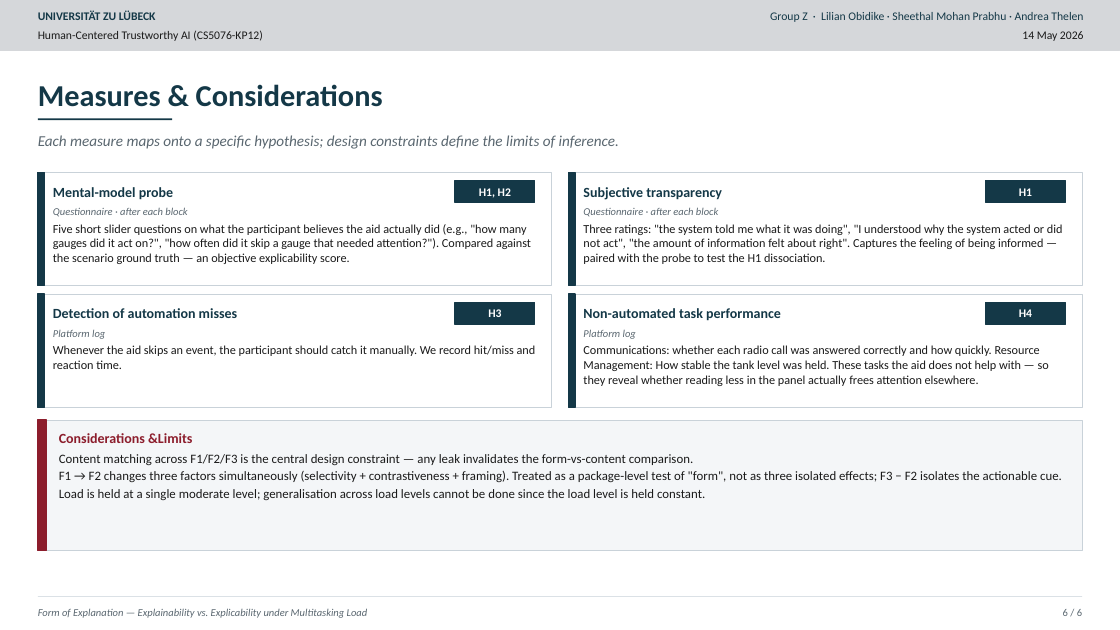
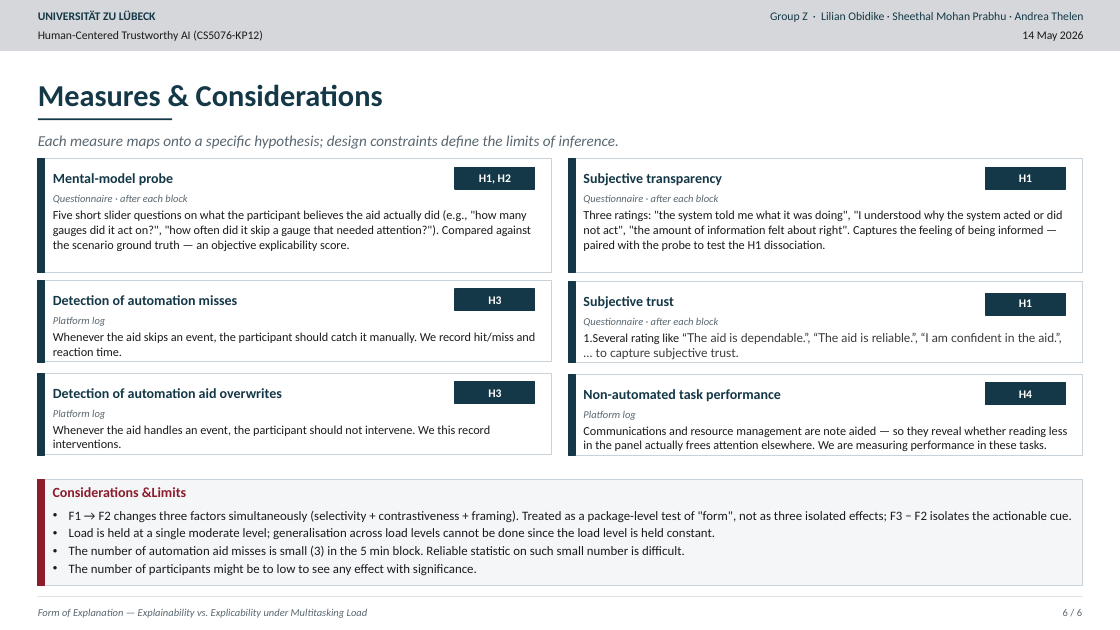
Before and after one commit to AndreaThelen/HumanCenteredAI, a slide deck: slide 6 of Documents/Study.pptx. Drawn at 1120x630 pixels with LibreOffice and Linux fonts; fonts in the diff are those of the drawing. Boxes give left, top, right and bottom in pixels: in the first picture for what was removed or moved away, otherwise in the second. Text is boxed around its words. In the diff, an @@ line names an element or a change of style, - is before the commit and + after.

```diff
--- a/Documents/Study.pptx
+++ b/Documents/Study.pptx
@@ rectangle: place and size @@
-rectangle at [38,294,552,408]
+rectangle at [38,281,552,361]
@@ rectangle: place and size @@
-rectangle at [38,294,45,408]
+rectangle at [38,281,45,362]
@@ 11 texts, 7 rectangles: place and size @@
-11 texts, 7 rectangles at [38,172,1083,339]
+11 texts, 7 rectangles at [38,159,1083,326]
@@ rectangle: place and size @@
-rectangle at [569,294,1083,408]
+rectangle at [569,282,1083,363]
@@ rectangle: place and size @@
-rectangle at [569,294,576,408]
+rectangle at [569,282,576,363]
@@ text added at [583,296,674,309], 12 pt, text #143847, bold @@
+Subjective trust
@@ rectangle: place and size @@
-rectangle at [986,302,1065,324]
+rectangle at [986,293,1065,315]
@@ text added at [1019,299,1032,307], 10 pt, text #FFFFFF, bold @@
+H1
@@ text "Whenever the aid skips an ...": place and size @@
-text "Whenever the aid skips an ..." at [53,345,536,369]
+text "Whenever the aid skips an ..." at [53,332,536,356]
@@ text added at [583,317,718,326], 9 pt, text #5A6770, italic @@
+Questionnaire · after each block
@@ text at [583,333,1061,359]: text changed; font Calibri to Lato; text colour #1A1A1A to #3B3B3B @@
-Communications: whether each radio call was answered correctly and how quickly. Resource Management: How stable the tank level was held. These tasks the aid does not help with — so they reveal whether reading less in the panel actually frees attention elsewhere.
+1. Several rating like “The aid is dependable.”, “The aid is reliable.”, “I am confident in the aid.”, … to capture subjective trust.
@@ rectangle added at [38,373,552,454], fill #FFFFFF, outline #C9D2D9 0.75 pt @@
@@ rectangle added at [38,373,45,455], fill #143847, outline #143847 1 pt @@
@@ text added at [53,388,282,398], 12 pt, text #143847, bold @@
+Detection of automation aid overwrites
@@ rectangle added at [455,381,535,403], fill #143847, outline #143847 1 pt @@
@@ text added at [488,389,501,397], 10 pt, text #FFFFFF, bold @@
+H3
@@ rectangle added at [569,375,1083,455], fill #FFFFFF, outline #C9D2D9 0.75 pt @@
@@ rectangle added at [569,375,576,455], fill #143847, outline #143847 1 pt @@
@@ 3 texts: place and size @@
-3 texts at [583,308,1032,339]
+3 texts at [583,389,1032,420]
@@ rectangle added at [986,383,1065,405], fill #143847, outline #143847 1 pt @@
@@ text added at [53,410,105,419], 9 pt, text #5A6770, italic @@
+Platform log
@@ text added at [53,425,490,448], 10.5 pt, text #1A1A1A @@
+Whenever the aid handles an event, the participant should not intervene. We this record interventions.
@@ text added at [583,426,1067,451], 10.5 pt, text #1A1A1A @@
+Communications and resource management are note aided — so they reveal whether reading less in the panel actually frees attention elsewhere. We are measuring performance in these tasks.
@@ text at [59,454,694,465]: paragraph removed @@
-Content matching across F1/F2/F3 is the central design constraint — any leak invalidates the form-vs-content comparison.
@@ rectangle: place and size @@
-rectangle at [38,420,1082,550]
+rectangle at [38,480,1082,586]
@@ rectangle: place and size @@
-rectangle at [38,420,46,550]
+rectangle at [38,480,45,586]
@@ text "Considerations &Limits": place and size @@
-text "Considerations &Limits" at [59,433,192,443]
+text "Considerations &Limits" at [53,487,186,497]
@@ text "F1 → F2 changes three ...": place and size @@
-text "F1 → F2 changes three ..." at [59,454,1062,500]
+text "F1 → F2 changes three ..." at [69,511,1072,575]
@@ text at [69,511,1072,539]: bullet none to • @@
@@ text at [69,546,685,575]: paragraphs added @@
+• The number of automation aid misses is small (3) in the 5 min block. Reliable statistic on such small number is difficult.
+• The number of participants might be to low to see any effect with significance.
```
Also in this commit, not shown: 5 other slides changed, 1 other file.
